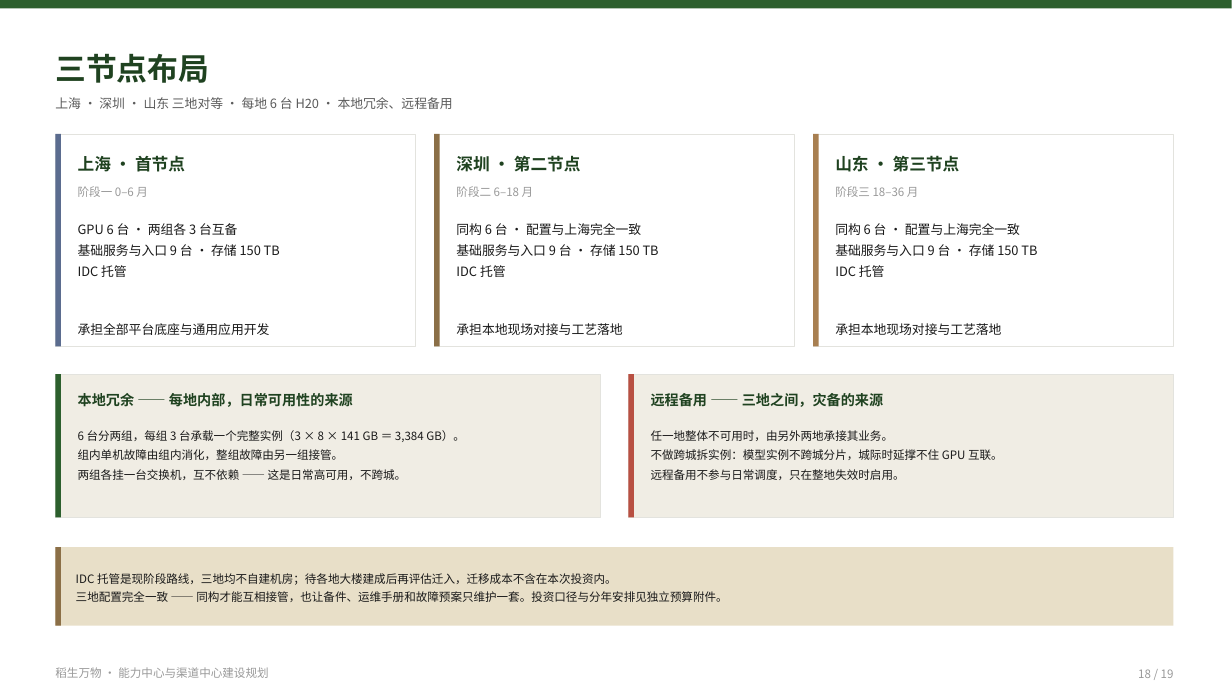
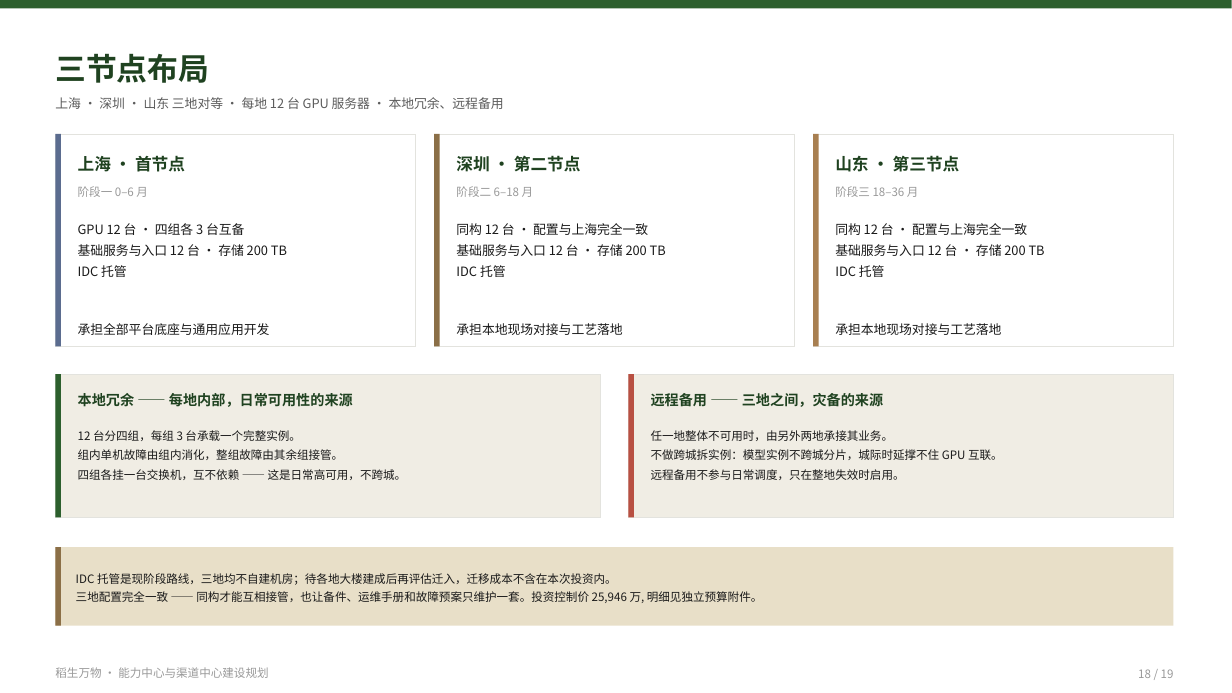
Before and after one commit to jinichen/catfish, a slide deck: slide 18 of projects/daosheng/docs/daosheng-nlzx-v2-3nodes.pptx. Drawn at 1232x693 pixels with LibreOffice and Linux fonts; fonts in the diff are those of the drawing. Boxes give left, top, right and bottom in pixels: in the first picture for what was removed or moved away, otherwise in the second. Text is boxed around its words. In the diff, an @@ line names an element or a change of style, - is before the commit and + after.

```diff
--- a/projects/daosheng/docs/daosheng-nlzx-v2-3nodes.pptx
+++ b/projects/daosheng/docs/daosheng-nlzx-v2-3nodes.pptx
@@ text at bbox=[55, 97, 504, 109]: text changed @@
-上海 · 深圳 · 山东 三地对等 · 每地 6 台 H20 · 本地冗余、远程备用
+上海 · 深圳 · 山东 三地对等 · 每地 12 台 GPU 服务器 · 本地冗余、远程备用
@@ text at bbox=[78, 223, 287, 256]: text changed @@
-GPU 6 台 · 两组各 3 台互备
-基础服务与入口 9 台 · 存储 150 TB
+GPU 12 台 · 四组各 3 台互备
+基础服务与入口 12 台 · 存储 200 TB
@@ text at bbox=[456, 223, 666, 256]: text changed @@
-同构 6 台 · 配置与上海完全一致
-基础服务与入口 9 台 · 存储 150 TB
+同构 12 台 · 配置与上海完全一致
+基础服务与入口 12 台 · 存储 200 TB
@@ text at bbox=[835, 223, 1045, 256]: text changed @@
-同构 6 台 · 配置与上海完全一致
-基础服务与入口 9 台 · 存储 150 TB
+同构 12 台 · 配置与上海完全一致
+基础服务与入口 12 台 · 存储 200 TB
@@ text at bbox=[78, 430, 407, 480]: text changed @@
-6 台分两组，每组 3 台承载一个完整实例（3 × 8 × 141 GB ＝ 3,384 GB）。
-组内单机故障由组内消化，整组故障由另一组接管。
-两组各挂一台交换机，互不依赖 —— 这是日常高可用，不跨城。
+12 台分四组，每组 3 台承载一个完整实例。
+组内单机故障由组内消化，整组故障由其余组接管。
+四组各挂一台交换机，互不依赖 —— 这是日常高可用，不跨城。
@@ text at bbox=[76, 591, 763, 603]: text changed @@
-三地配置完全一致 —— 同构才能互相接管，也让备件、运维手册和故障预案只维护一套。投资口径与分年安排见独立预算附件。
+三地配置完全一致 —— 同构才能互相接管，也让备件、运维手册和故障预案只维护一套。投资控制价 25,946 万, 明细见独立预算附件。
```
Also in this commit, not shown: 18 other slides changed, 1 other file.
